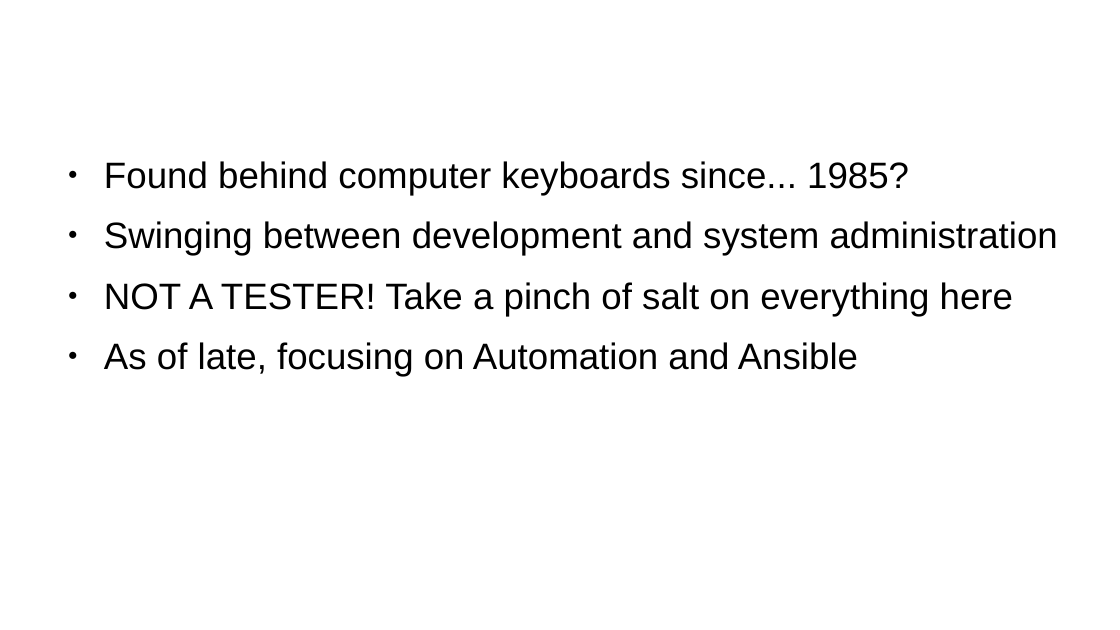
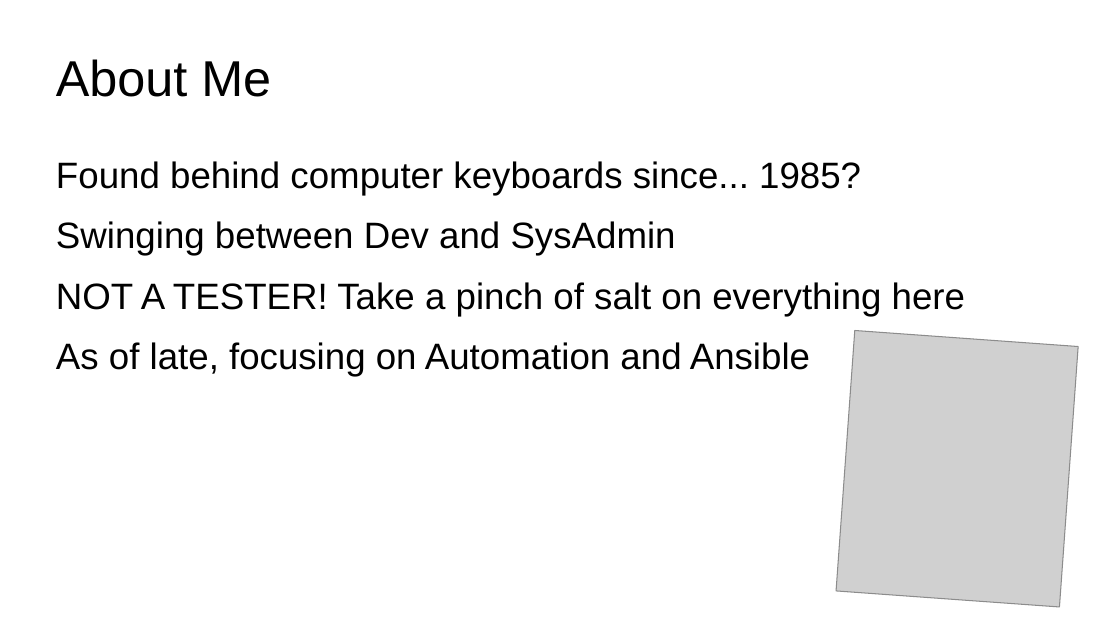
Before and after one commit to russoz/aklpug-testing-python-code, a slide deck: slide 3 of aklpug-testing-python.odp (slide 2 before the commit). Drawn at 1120x630 pixels with LibreOffice and Linux fonts; fonts in the diff are those of the drawing; grey boxes stand for pictures; background and template pictures are left out. Boxes give left, top, right and bottom in pixels: in the first picture for what was removed or moved away, otherwise in the second. Text is boxed around its words. In the diff, an @@ line names an element or a change of style, - is before the commit and + after.

Commit message:
presentation

```diff
--- a/aklpug-testing-python.odp
+++ b/aklpug-testing-python.odp
@@ title "About Me" at [56, 59, 271, 97]: text colour #FFFFFF to #000000 @@
@@ text at [56, 161, 965, 376]: bullet ● to none @@
@@ text at [56, 221, 676, 256]: text changed @@
-● Swinging between development and system administration
+Swinging between Dev and SysAdmin
@@ picture added at [837, 331, 1078, 607] @@
```
Also in this commit, not shown: 7 other slides changed, 6 slides added, 4 slides removed, 4 other files.
